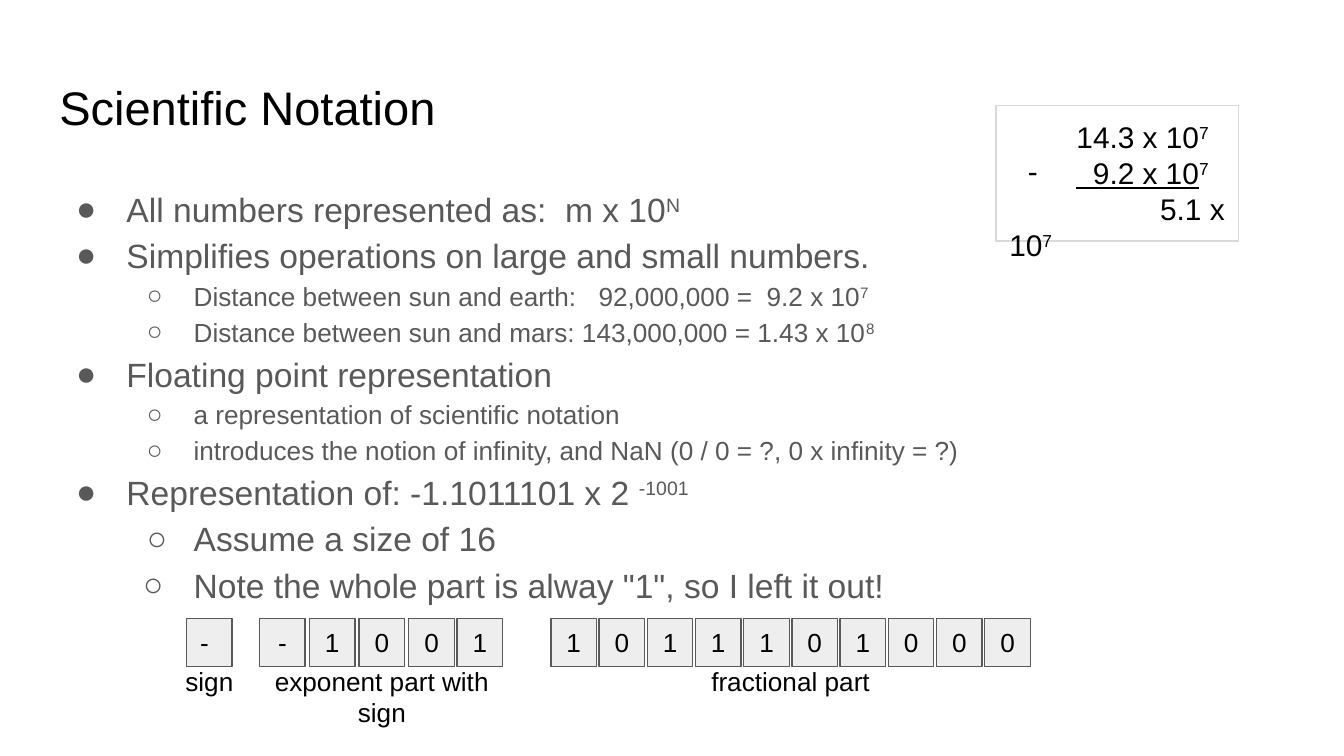
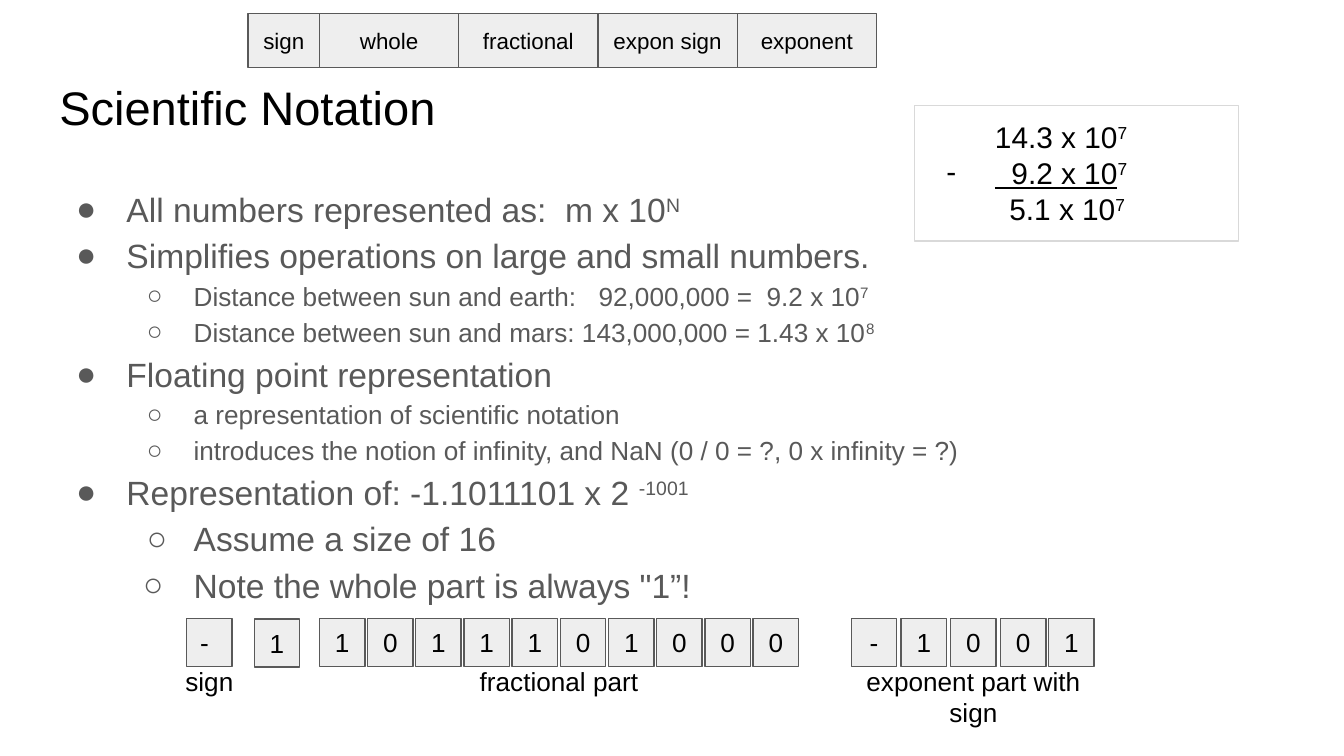
Before and after one commit to COMP122/comp122-s23, a slide deck: slide 11 of format-encodings/documents/ARCHIVE/introduction-to-numbering-systems.pptx. Drawn at 1344x756 pixels with LibreOffice and Linux fonts; fonts in the diff are those of the drawing. Boxes give left, top, right and bottom in pixels: in the first picture for what was removed or moved away, otherwise in the second. Text is boxed around its words. In the diff, an @@ line names an element or a change of style, - is before the commit and + after.

```diff
--- a/format-encodings/documents/ARCHIVE/introduction-to-numbering-systems.pptx
+++ b/format-encodings/documents/ARCHIVE/introduction-to-numbering-systems.pptx
@@ group added at [249, 13, 878, 67]: 5 rectangles @@
+sign
+whole
+fractional
+expon sign
+exponent
@@ rectangle "14.3 x 107": place and size @@
-rectangle "14.3 x 107" at [996, 105, 1239, 241]
+rectangle "14.3 x 107" at [914, 105, 1238, 241]
@@ text in rectangle at [1009, 163, 1076, 221]: text changed @@
-– 9.2 x 107
-5.1 x 107
+– 9.2 x 107
+  5.1 x 107
@@ text at [194, 573, 691, 604]: text changed @@
-  ○ Note the whole part is alway "1", so I left it out!
+  ○ Note the whole part is always "1”!
@@ rectangle added at [254, 620, 300, 668], fill #EEEEEE, outline #595959 0.75 pt, 14 pt, text #000000 @@
+1
@@ rectangle "1": place and size @@
-rectangle "1" at [648, 618, 694, 667]
+rectangle "1" at [415, 618, 461, 667]
@@ 9 rectangles, 1 text: place and size @@
-9 rectangles, 1 text at [551, 618, 1031, 697]
+9 rectangles, 1 text at [320, 618, 798, 697]
@@ 5 rectangles, 1 text: place and size @@
-5 rectangles, 1 text at [259, 618, 503, 728]
+5 rectangles, 1 text at [851, 618, 1094, 728]
```
Also in this commit, not shown: 10 other slides changed, 11 other files.
